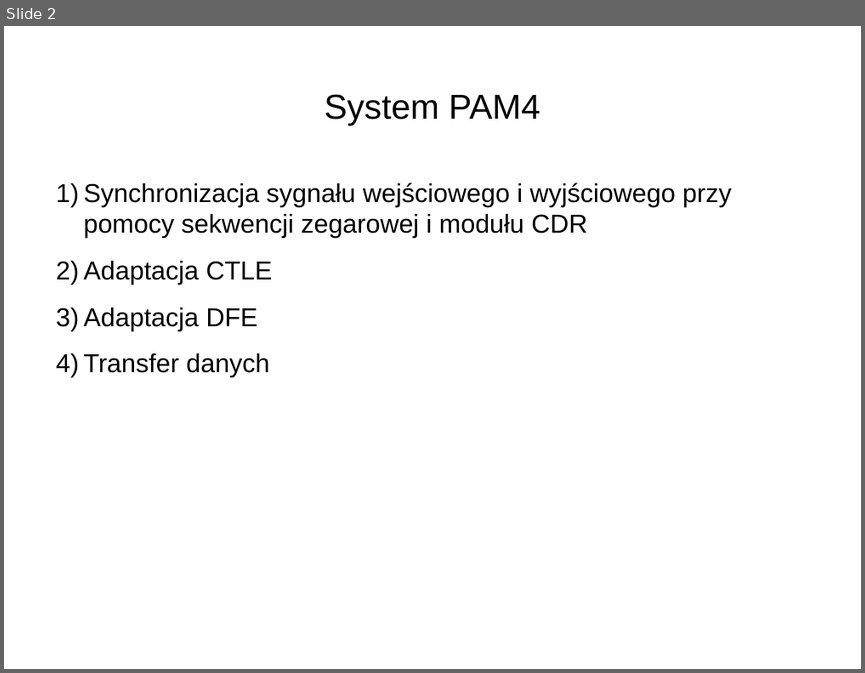
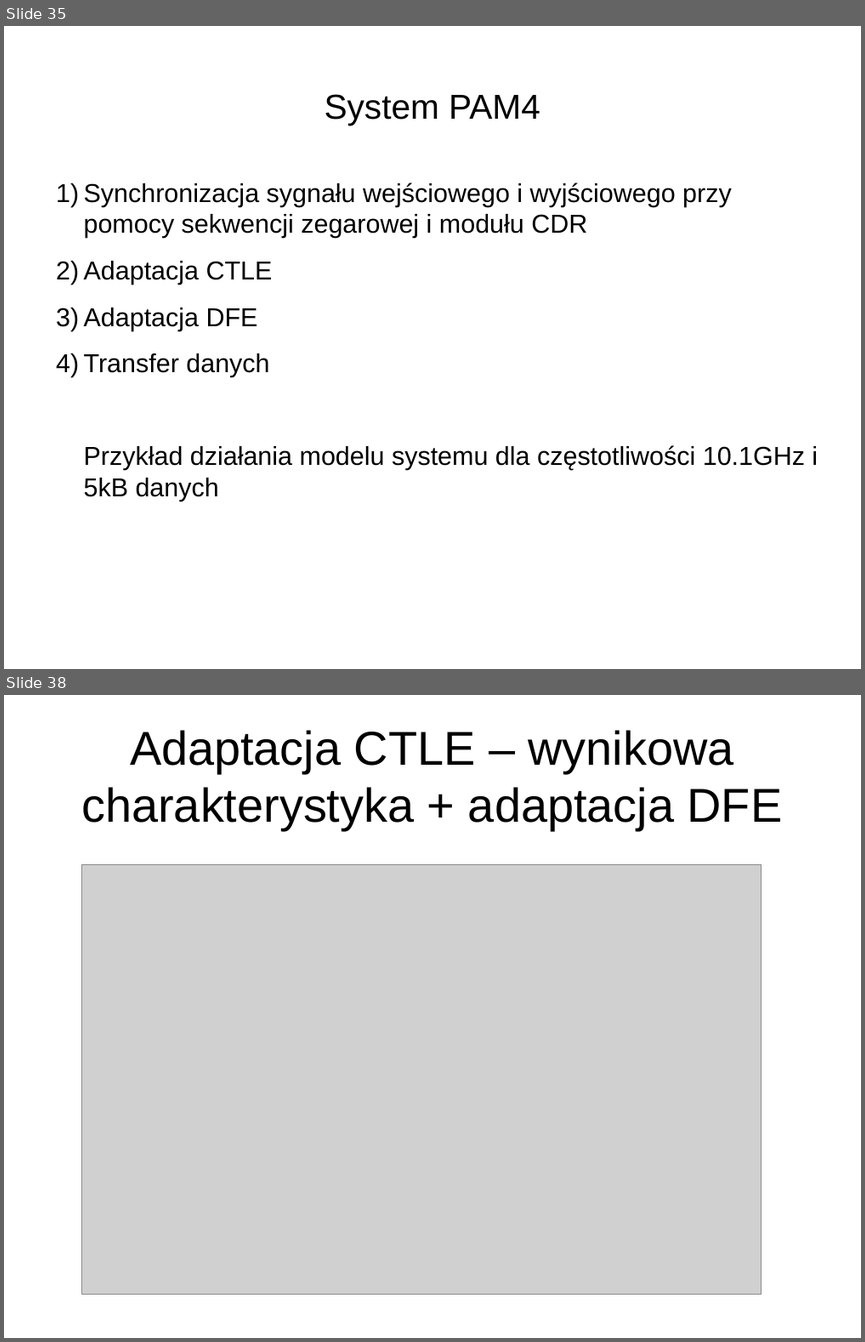
Before and after one commit to joannabp/ProjektSynopsys, a slide deck: Untitled 1.odp. Shown one above the other, each under a label of ours: slide 2 before the commit, slides 35 and 38 after it; the slides between them are not shown. The pictures are 865x673 and 865x1342 pixels, drawn with LibreOffice and Linux fonts; fonts in the diff are those of the drawing; grey boxes stand for pictures. Boxes give left, top, right and bottom in pixels: in the first picture for what was removed or moved away, otherwise in the second. Text is boxed around its words. In the diff, an @@ line names an element or a change of style, - is before the commit and + after.

```diff
--- a/Untitled 1.odp
+++ b/Untitled 1.odp
@@ slide 38 added at <box>4,695,861,1338</box>, background #FFFFFF @@
@@ title added at <box>81,730,783,830</box>, 44 pt, text #000000 @@
+Adaptacja CTLE – wynikowa charakterystyka + adaptacja DFE
@@ picture added at <box>81,864,761,1293</box> @@
@@ what was slide 2 is now slide 35 @@
@@ slide 35 changed as well @@
@@ text at <box>84,445,817,501</box>: paragraph added @@
+Przykład działania modelu systemu dla częstotliwości 10.1GHz i 5kB danych
```
Also in this commit, not shown: 2 other slides changed, 18 other slides added.
